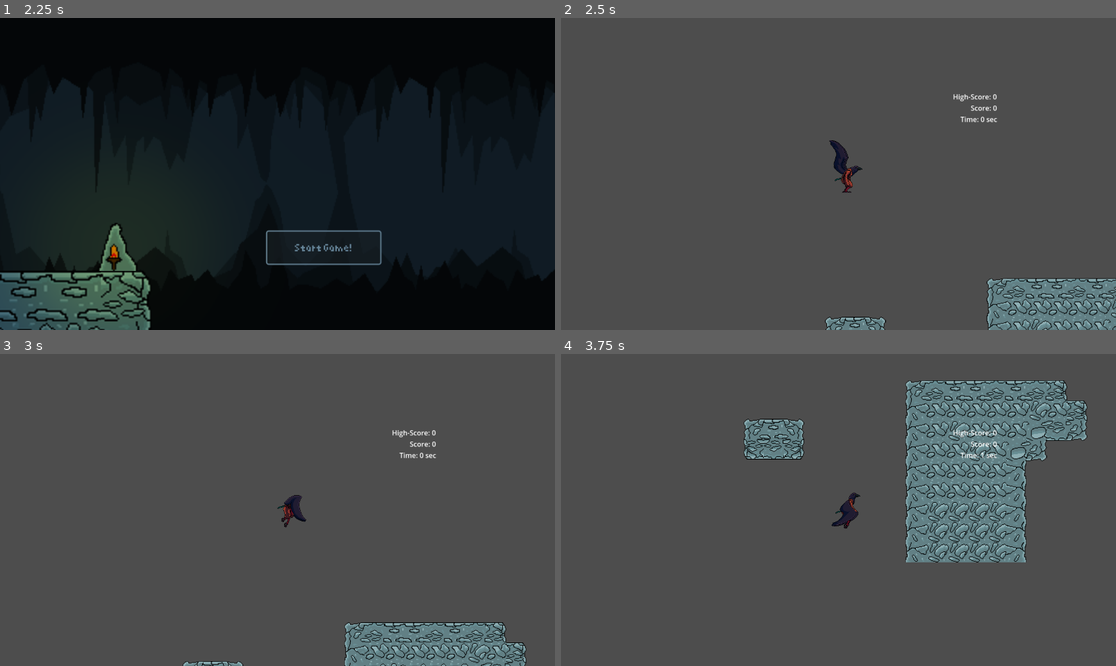
Above: before the commit, frames 1-4 (two rows, left to right).
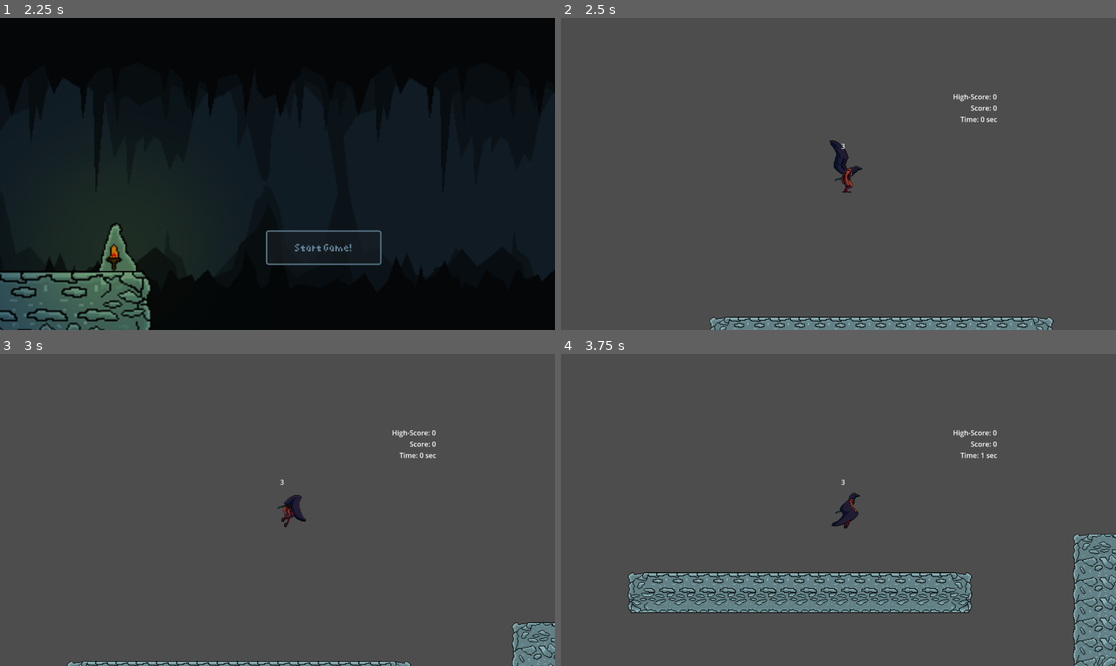
Above: after the commit, the same moments.

Repository: Neolanco/samurai-game
Game: Godot game, scene res://titlescreen.tscn
Two runs of this game, one before a commit and one after it. Both use one fixed random seed, a clock stepped at 60 frames per second and the inputs below.
Inputs:
- Up to frame 1 (2.25 s): click "Start Game!" at 0.5 s; click "Start Game!" at 1.25 s; tap Enter (ui_accept) at 2 s; hold Right (ui_right) from 2.03 s (still down); hold Space from 2.03 s (still down)
- Up to frame 2 (2.5 s): keep holding Right (ui_right); keep holding Space; tap Enter (ui_accept) at 2.27 s
- Up to frame 3 (3 s): release Right (ui_right) at 2.78 s; release Space at 2.78 s; hold W from 2.78 s (still down); tap Shift at 2.85 s
- Up to frame 4 (3.75 s): keep holding W; tap Enter (ui_accept) at 3.02 s; hold Q from 3.53 s (still down)

Frame 1 is identical in both runs. In frame 2, 5.2% of the frame differs, in the area x 26-100%, y 40-100%; in frame 3, 5.4%; in frame 4, 25%, in the area x 12-100%, y 8-100%.

Commit message:
added start platform and health

Diff:
--- /dev/null
+++ b/platforms/start.tscn
@@ -0,0 +1,10 @@
+[gd_scene load_steps=2 format=3 uid="uid://bguvijxcriddf"]
+
+[ext_resource type="TileSet" uid="uid://curtu215lbuqg" path="res://sprites/general-tileset.tres" id="1_ry1o8"]
+
+[node name="Dirt3-2" type="TileMap"]
+tile_set = ExtResource("1_ry1o8")
+rendering_quadrant_size = 70
+format = 2
+layer_0/tile_data = PackedInt32Array(1, 458752, 8, 0, 524288, 9, 65536, 524288, 805306375, 65537, 458752, 536870921, 2, 458752, 8, 65538, 458752, 536870921, 3, 458752, 8, 65539, 458752, 536870921, 4, 458752, 8, 65540, 458752, 536870921, 5, 458752, 8, 65541, 458752, 536870921, 6, 458752, 8, 65542, 458752, 536870921, 7, 458752, 8, 65543, 458752, 536870921, 8, 458752, 8, 65544, 458752, 536870921, 16, 524288, 268435465, 65552, 524288, 536870919, 9, 458752, 8, 65545, 458752, 536870921, 10, 458752, 8, 65546, 458752, 536870921, 11, 458752, 8, 65547, 458752, 536870921, 12, 458752, 8, 65548, 458752, 536870921, 13, 458752, 8, 65549, 458752, 536870921, 14, 458752, 8, 65550, 458752, 536870921, 15, 458752, 8, 65551, 458752, 536870921)
+metadata/_edit_vertical_guides_ = [-167.0]
--- a/player_1.gd
+++ b/player_1.gd
@@ -24,6 +24,7 @@
 var sprites = [$Sprite_Idle, $Sprite_Walking, $Sprite_Jump, $Sprite_Run]
 var is_jumping_since: float = 0
 var can_move = true
+var health: int = 3
 
 func read_user_input():
 	var move = Vector2i(0, 0)
@@ -138,6 +139,9 @@
 	else:
 		start_animation($Sprite_Idle)
 
+func update_health():
+	$"HealthLabel".text = str(health)
+
 func _physics_process(delta):
 	var move = read_user_input()
 	add_move_x(move, delta)
@@ -155,6 +159,7 @@
 	#print_pos()
 
 	update_score(delta)
+	update_health()
 
 # Called when the node enters the scene tree for the first time.
 func _ready():
--- a/player_1.tscn
+++ b/player_1.tscn
@@ -255,3 +255,11 @@
 position = Vector2(17.3333, -57.3333)
 sprite_frames = SubResource("SpriteFrames_co63i")
 frame_progress = 0.26668
+
+[node name="HealthLabel" type="Label" parent="."]
+offset_left = -15.3333
+offset_top = -76.0
+offset_right = 36.6667
+offset_bottom = -53.0
+text = "Health"
+horizontal_alignment = 1
--- a/src/game.gd
+++ b/src/game.gd
@@ -72,8 +72,8 @@
 	if _last_node:
 		node.global_position = _get_most_right_position(_last_node) + _last_node.global_position
 	else:
-		node = load("res://platforms/dirt3-1.tscn").instantiate()
-		node.global_position = Vector2(-400, 300)
+		node = load("res://platforms/start.tscn").instantiate()
+		node.global_position = Vector2(-800, 300)
 
 	# apply jump
 	node.global_position += get_random_jump_vector()
@@ -126,8 +126,11 @@
 	_is_killing = true
 	# _player.get_tree().quit()
 	_player.global_position = Vector2(0, 0)
-	_player.time = 0
-	_player.score = 0
+	if _player.health <= 0:
+		_player.time = 0
+		_player.score = 0
+	else:
+		_player.health -= 1
 	_player.velocity = Vector2(0, 0)
 	clear_platforms()
 	init_platforms()
Not shown: 1 places in player_1.tscn that only renumber resources
